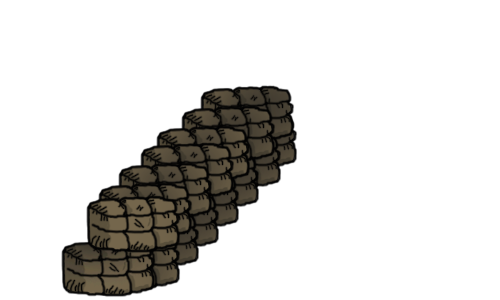
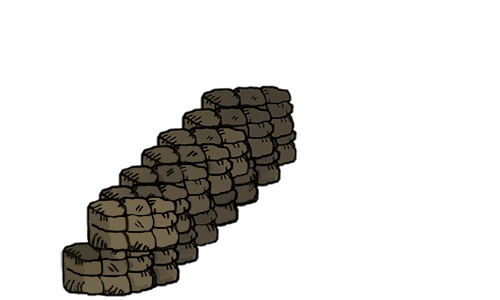
Layered file, before and after one edit (500 × 300). Changes by layer:
painted on "kum torbası" over [60, 85, 298, 298]
